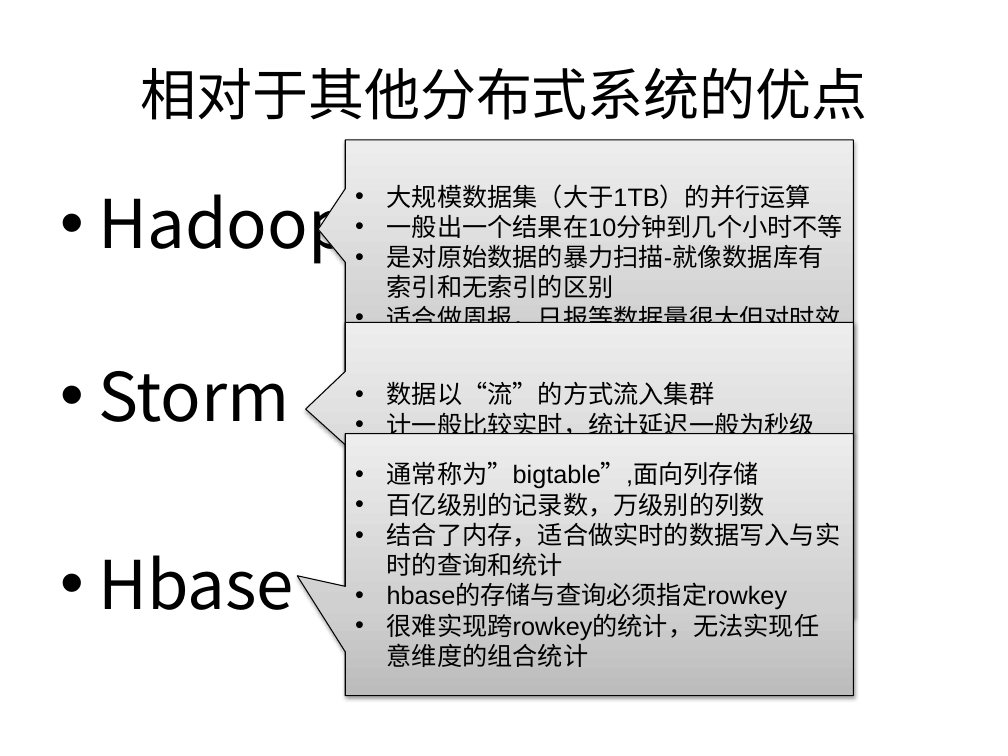
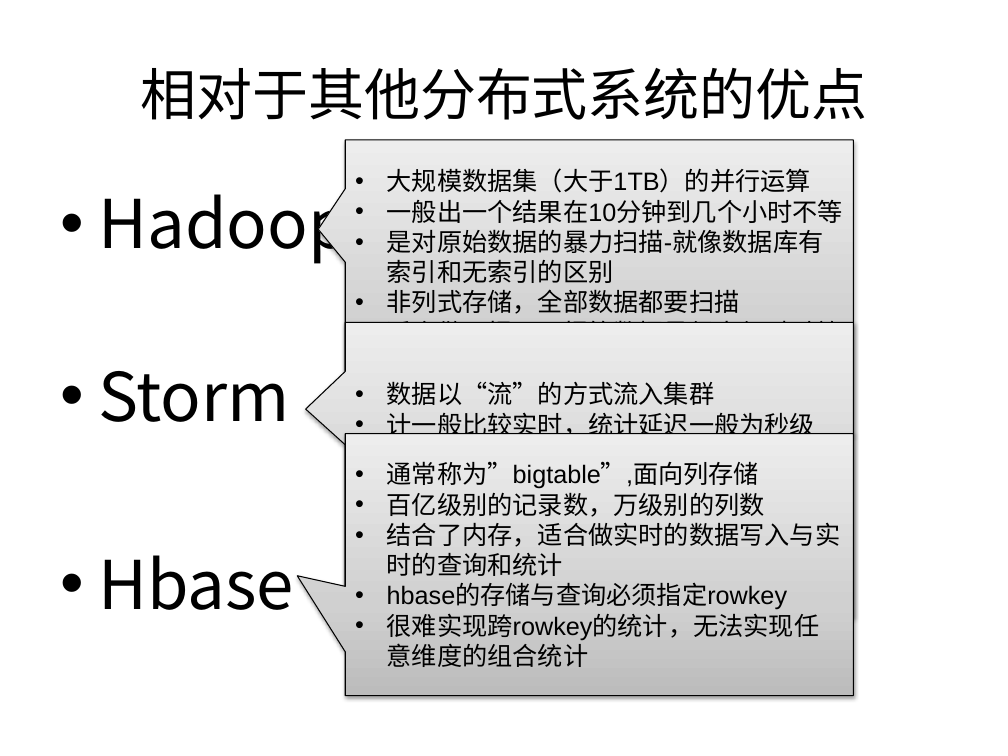
Before and after one commit to muyannian/higo, a slide deck: slide 6 of doc/higo.pptx. Drawn at 1008x756 pixels with LibreOffice and Linux fonts; fonts in the diff are those of the drawing; background and template pictures are left out. Boxes give left, top, right and bottom in pixels: in the first picture for what was removed or moved away, otherwise in the second. Text is boxed around its words. In the diff, an @@ line names an element or a change of style, - is before the commit and + after.

```diff
--- a/doc/higo.pptx
+++ b/doc/higo.pptx
@@ text in speech box at [387,289,740,314]: paragraph added @@
+• 非列式存储，全部数据都要扫描
```
Also in this commit, not shown: 3 other slides changed, 2 slides added.
